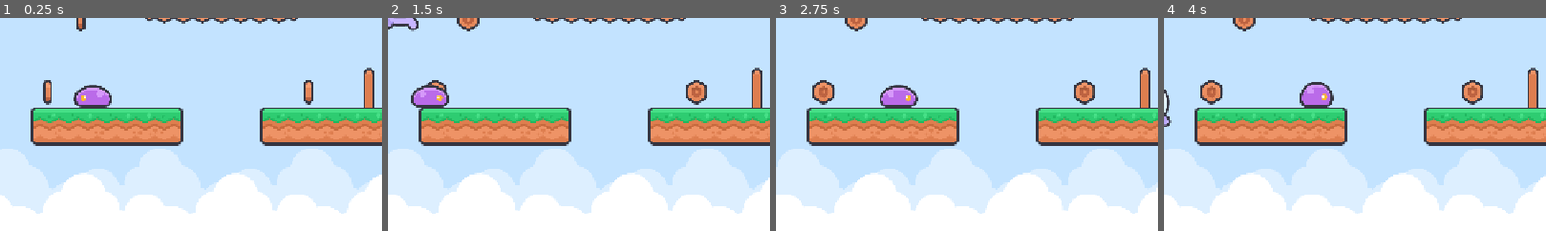
Above: before the commit, frames 1-4 (left to right).
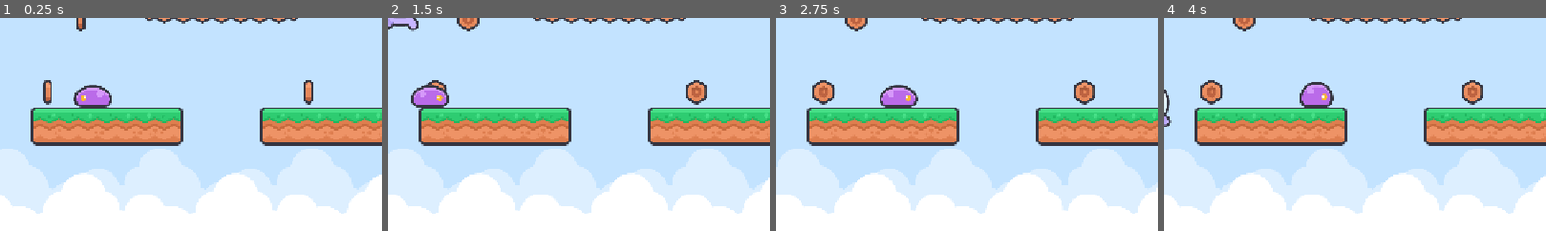
Above: after the commit, the same moments.

Repository: Rastark/platformer-2d-template
Game: Godot game, scene res://scenes/levels/level_1.tscn
Two runs of this game, one before a commit and one after it. Both use one fixed random seed, a clock stepped at 60 frames per second and the inputs below. Sound files missing from this copy of the repository are replaced by a short silence.
Inputs:
- Up to frame 1 (0.25 s): no input
- Up to frame 2 (1.5 s): tap Enter (ui_accept) at 0.5, 0.77 s; hold Right (ui_right) from 0.53 s (still down)
- Up to frame 3 (2.75 s): tap Enter (ui_accept) at 1.52 s; release Right (ui_right) at 2.03 s; hold Left (ui_left) from 2.03 s (still down)
- Up to frame 4 (4 s): release Left (ui_left) at 2.78 s; hold Right (ui_right) from 2.78 s (still down); tap Enter (ui_accept) at 3.02, 3.77 s
The pictures show only the part of the screen within x 41-91%, y 50-100%; the shares and areas given below are measured in that part.

The runs differ from the first frame. In frame 1, 0.5% of the frame differs, in the area x 95-98%, y 23-43%; in frame 2, 0.5%; in frame 3, 0.5%; in frame 4, 0.5%.

Commit message:
Remove checkpoint system and related code
Eliminated the checkpoint system by removing triggerable area scenes, scripts, and all checkpoint logic from the level controller and score manager. Updated level_1.tscn to remove checkpoint nodes and references, and refactored node structure for collectibles and enemies. Added a new goal script and adjusted player and enemy scene details for improved clarity and functionality.

Diff:
--- a/scenes/enemy_characters/enemy_character.tscn
+++ b/scenes/enemy_characters/enemy_character.tscn
@@ -22,6 +22,7 @@
 
 [node name="CollisionShape2D" type="CollisionShape2D" parent="."]
 shape = SubResource("CapsuleShape2D_j0bte")
+one_way_collision = true
 metadata/_edit_lock_ = true
 
 [node name="WallCheckRayCast" type="RayCast2D" parent="."]
--- /dev/null
+++ b/scenes/levels/goal.gd
@@ -0,0 +1,8 @@
+extends Area2D
+
+
+@onready var animated_sprite_2d: AnimatedSprite2D = $AnimatedSprite2D
+
+func activate() -> void:
+	set_deferred("monitoring", false)
+	animated_sprite_2d.play("active")
--- a/scenes/levels/level_1.tscn
+++ b/scenes/levels/level_1.tscn
@@ -1,14 +1,13 @@
-[gd_scene load_steps=23 format=4 uid="uid://bsg62ua06dv30"]
+[gd_scene load_steps=22 format=4 uid="uid://bsg62ua06dv30"]
 
 [ext_resource type="PackedScene" uid="uid://sylyhk18yl4b" path="res://scenes/player_character/player_character.tscn" id="1_nsrm0"]
 [ext_resource type="Script" uid="uid://b6kdjibyfb8uh" path="res://scenes/levels/level_controller.gd" id="1_sk5k4"]
 [ext_resource type="Script" uid="uid://cdbocnfkumuwg" path="res://scripts/score_manager.gd" id="4_6761a"]
 [ext_resource type="Texture2D" uid="uid://i16eqlijtltn" path="res://assets/sprites/spritesheets/spritesheet-tiles-default.png" id="4_dnkej"]
-[ext_resource type="PackedScene" uid="uid://bvc13a84b7pig" path="res://scenes/triggerable_areas/triggerable_area.tscn" id="4_mm8aj"]
 [ext_resource type="PackedScene" uid="uid://d3bi8xdsrkt10" path="res://scenes/collectibles/collectible.tscn" id="4_x42e6"]
 [ext_resource type="SpriteFrames" uid="uid://d18pwmt2h772t" path="res://data/sprite_frames/goal_flag_sprite_frames.tres" id="5_wtwp4"]
-[ext_resource type="Script" uid="uid://dngt6o2jtjj15" path="res://scripts/base_manager.gd" id="6_oc4kc"]
 [ext_resource type="Texture2D" uid="uid://gwcs31dvs2n7" path="res://assets/sprites/backgrounds/background_fade_hills.png" id="7_iwr0g"]
+[ext_resource type="Script" uid="uid://cxxga8acoryiw" path="res://scenes/levels/goal.gd" id="7_mm8aj"]
 [ext_resource type="Texture2D" uid="uid://c6a2isr4b601" path="res://assets/sprites/backgrounds/background_solid_sky.png" id="7_oc4kc"]
 [ext_resource type="Texture2D" uid="uid://c5vp3c5ym0mte" path="res://assets/sprites/backgrounds/background_clouds.png" id="7_wtwp4"]
 [ext_resource type="PackedScene" uid="uid://clarqqtwrfpf2" path="res://scenes/collectibles/coins/silver_coin_collectible.tscn" id="8_dga24"]
@@ -202,11 +201,12 @@
 11:9/0 = 0
 12:9/0 = 0
 13:9/0 = 0
+13:9/0/physics_layer_0/polygon_0/points = PackedVector2Array(-32, -32, 32, -32, 32, 32, -32, 32)
 14:9/0 = 0
 15:9/0 = 0
 16:9/0 = 0
 16:9/0/z_index = -1
-16:9/0/physics_layer_0/polygon_0/points = PackedVector2Array(-32, -32, 32, -32, 32, -8, -32, -8)
+16:9/0/physics_layer_0/polygon_0/points = PackedVector2Array(-32, -32, 32, -32, 32, 16, -32, 16)
 16:9/0/physics_layer_0/polygon_0/one_way = true
 17:9/0 = 0
 17:9/0/z_index = -1
@@ -393,6 +393,9 @@
 script = ExtResource("1_sk5k4")
 player_spawn_marker = NodePath("StartingPositionMarker")
 
+[node name="StartingPositionMarker" type="Marker2D" parent="."]
+position = Vector2(260, 466)
+
 [node name="SkyParallax2D" type="Parallax2D" parent="."]
 z_index = -10
 scroll_scale = Vector2(0, 0)
@@ -442,59 +445,52 @@
 shape = SubResource("SegmentShape2D_sk5k4")
 debug_color = Color(0.99167866, 0, 0.2684764, 0.41960785)
 
-[node name="Checkpoint" parent="." instance=ExtResource("4_mm8aj")]
-position = Vector2(1165, 480)
-
 [node name="Goal" type="Area2D" parent="."]
 position = Vector2(1754, 480)
+script = ExtResource("7_mm8aj")
 
 [node name="AnimatedSprite2D" type="AnimatedSprite2D" parent="Goal"]
 sprite_frames = ExtResource("5_wtwp4")
-animation = &"active"
-autoplay = "active"
+animation = &"inactive"
+autoplay = "inactive"
 metadata/_edit_lock_ = true
 
 [node name="CollisionShape2D" type="CollisionShape2D" parent="Goal"]
 shape = SubResource("RectangleShape2D_gmpev")
 metadata/_edit_lock_ = true
 
-[node name="StartingPositionMarker" type="Marker2D" parent="."]
-position = Vector2(260, 466)
-
 [node name="ScoreManager" type="Node" parent="."]
 script = ExtResource("4_6761a")
 
-[node name="CollectibleManager" type="Node2D" parent="."]
-script = ExtResource("6_oc4kc")
-
-[node name="Coin2" parent="CollectibleManager" instance=ExtResource("4_x42e6")]
+[node name="CollectibleItems" type="Node2D" parent="."]
+
+[node name="Coin2" parent="CollectibleItems" instance=ExtResource("4_x42e6")]
 position = Vector2(605, 487)
 
-[node name="Coin3" parent="CollectibleManager" instance=ExtResource("4_x42e6")]
+[node name="Coin3" parent="CollectibleItems" instance=ExtResource("4_x42e6")]
 position = Vector2(1042, 487)
 
-[node name="Coin4" parent="CollectibleManager" instance=ExtResource("4_x42e6")]
+[node name="Coin4" parent="CollectibleItems" instance=ExtResource("4_x42e6")]
 position = Vector2(660, 365)
 
-[node name="Coin5" parent="CollectibleManager" instance=ExtResource("4_x42e6")]
+[node name="Coin5" parent="CollectibleItems" instance=ExtResource("4_x42e6")]
 position = Vector2(760, 237)
 
-[node name="SilverCoinCollectible" parent="CollectibleManager" instance=ExtResource("8_dga24")]
+[node name="SilverCoinCollectible" parent="CollectibleItems" instance=ExtResource("8_dga24")]
 position = Vector2(900, 288)
 collision_layer = 1
 
-[node name="GoldCoinCollectible" parent="CollectibleManager" instance=ExtResource("9_qxy0u")]
+[node name="GoldCoinCollectible" parent="CollectibleItems" instance=ExtResource("9_qxy0u")]
 position = Vector2(1695, 489)
 collision_layer = 1
 
-[node name="EnemyManager" type="Node2D" parent="."]
-script = ExtResource("6_oc4kc")
-
-[node name="SlimeEnemyCharacter" parent="EnemyManager" instance=ExtResource("14_wtwp4")]
+[node name="Enemies" type="Node2D" parent="."]
+
+[node name="SlimeEnemyCharacter" parent="Enemies" instance=ExtResource("14_wtwp4")]
 position = Vector2(702, 480)
 
-[node name="LadybugEnemyCharacter" parent="EnemyManager" instance=ExtResource("15_iwr0g")]
-position = Vector2(1750, 480)
+[node name="LadybugEnemyCharacter" parent="Enemies" instance=ExtResource("15_iwr0g")]
+position = Vector2(1749, 480)
 push_strength = 1.0
 
 [node name="UICanvasLayer" type="CanvasLayer" parent="."]
@@ -570,6 +566,5 @@
 
 [connection signal="died" from="PlayerCharacter" to="." method="_on_player_character_died"]
 [connection signal="body_entered" from="DeathArea" to="." method="_on_death_area_body_entered"]
-[connection signal="activated" from="Checkpoint" to="." method="_on_checkpoint_activated"]
 [connection signal="body_entered" from="Goal" to="." method="_on_goal_body_entered"]
 [connection signal="score_updated" from="ScoreManager" to="." method="_on_score_manager_score_updated"]
--- a/scenes/levels/level_controller.gd
+++ b/scenes/levels/level_controller.gd
@@ -5,7 +5,7 @@
 
 # Dependencies
 # Player
-## Determines the position at which the player spawns if the the level is not completed and no checkpoints have been reached.
+## Determines the position at which the player spawns if the the level is not completed
 @export var player_spawn_marker : Marker2D
 
 # Variables
@@ -19,6 +19,9 @@
 # Player
 ## Reference to the PlayerCharacter. Used mainly for respawning reasons.
 @onready var player_character: PlayerCharacter = $PlayerCharacter
+
+# Goal Detection Area
+@onready var goal: Area2D = $Goal
 
 # Score
 ## Used to manage the level score.
@@ -87,15 +90,6 @@
 	score_points_label.text = str(new_value)
 
 
-## Saves checkpoint data.
-func _on_checkpoint_activated(checkpoint_global_position : Vector2) -> void:
-	_player_respawn_global_position = checkpoint_global_position
-	score_manager.save_checkpoint()
-	collectible_manager.save_item_checkpoint()
-	enemy_manager.save_item_checkpoint()
-#endregion
-
-
 ## Activates when the player hits an area capable of killing it (DeathAreas) group. Commands the
 ## player character to trigger its death process.
 func _on_death_area_body_entered(body: Node2D) -> void:
@@ -106,36 +100,12 @@
 ## Activates when the goal area is reached. Completes the level.
 func _on_goal_body_entered(body: Node2D) -> void:
 	if body == player_character:
+		goal.activate()
 		complete_level()
 
 
 ## Activates when the player dies.
 ## Making it respawn to its last checkpoint if they reached one or resetting the level entirely otherwise
 func _on_player_character_died() -> void:
-
-	# Checks if the player reached a checkpoint by looking at the custom respawn position
-	var checkpoint_reached : bool = _player_respawn_global_position != Vector2.ZERO
-
-	# If the level is completed or the player has not reached any checkpoint, reset it completely
-	if _level_completed or not checkpoint_reached:
-		reload_level()
-		return
-
-	#region Respawn to Checkpoint - plays only if the player reached a checkpoint
-	# Hide the level completion UI
-	hide_win_screen()
-
-	# Reset Managers to checkpoint state
-	collectible_manager.reset_items(checkpoint_reached)
-	enemy_manager.reset_items(checkpoint_reached)
-
-	# Reset Score to checkpoint state
-	score_manager.reset_score(checkpoint_reached)
-	score_manager.connect_collectibles()
-
-	# Reset UI to checkpoint state
-	score_points_label.text = str(score_manager.total_score)
-
-	# Respawn the PlayerCharacter
-	spawn_player()
+	reload_level()
 #endregion
--- a/scenes/player_character/player_character.tscn
+++ b/scenes/player_character/player_character.tscn
@@ -13,7 +13,7 @@
 "duration": 1.0,
 "texture": ExtResource("2_brvwx")
 }],
-"loop": true,
+"loop": false,
 "name": &"hit",
 "speed": 5.0
 }, {
@@ -29,7 +29,7 @@
 "duration": 1.0,
 "texture": ExtResource("4_h02cf")
 }],
-"loop": true,
+"loop": false,
 "name": &"jump",
 "speed": 5.0
 }, {
@@ -56,7 +56,7 @@
 [node name="AnimatedSprite2D" type="AnimatedSprite2D" parent="."]
 sprite_frames = SubResource("SpriteFrames_iav0o")
 animation = &"walk"
-frame_progress = 0.081161916
+autoplay = "idle"
 metadata/_edit_lock_ = true
 
 [node name="Camera2D" type="Camera2D" parent="."]
--- a/scenes/triggerable_areas/checkpoint_flag_triggerable_area.tscn
+++ /dev/null
@@ -1,8 +0,0 @@
-[gd_scene load_steps=2 format=3 uid="uid://d0u8viki4rf4p"]
-
-[ext_resource type="PackedScene" uid="uid://bvc13a84b7pig" path="res://scenes/triggerable_areas/triggerable_area.tscn" id="1_s2g66"]
-
-[node name="CheckpointFlagTriggerableArea" instance=ExtResource("1_s2g66")]
-
-[node name="AnimatedSprite2D" parent="." index="0"]
-animation = &"active"
--- a/scenes/triggerable_areas/triggerable_area.gd
+++ /dev/null
@@ -1,29 +0,0 @@
-class_name TriggerableArea
-extends Area2D
-
-signal activated(global_position : Vector2)
-
-var active : bool = false
-
-@onready var animated_sprite_2d: AnimatedSprite2D = $AnimatedSprite2D
-
-
-## Used to "permanently" activate the area.
-func activate() -> void:
-	active = true
-	set_deferred("monitoring", false)
-	animated_sprite_2d.play("active")
-	activated.emit(global_position)
-
-
-## Resets the area to its initial state.
-func reset() -> void:
-	active = false
-	set_deferred("monitoring", true)
-	animated_sprite_2d.play("inactive")
-
-
-## Detects physical bodies entering the range and activates the area if a player character enters.
-func _on_body_entered(body: Node2D) -> void:
-	if body.is_in_group("Player"):
-		activate()
--- a/scenes/triggerable_areas/triggerable_area.tscn
+++ /dev/null
@@ -1,23 +0,0 @@
-[gd_scene load_steps=4 format=3 uid="uid://bvc13a84b7pig"]
-
-[ext_resource type="Script" uid="uid://bk5mwks8gvhuq" path="res://scenes/triggerable_areas/triggerable_area.gd" id="1_nvswx"]
-[ext_resource type="SpriteFrames" uid="uid://bia26se2xopxx" path="res://data/sprite_frames/checkpoint_flag_sprite_frames.tres" id="2_nvswx"]
-
-[sub_resource type="RectangleShape2D" id="RectangleShape2D_bahl2"]
-size = Vector2(65, 64)
-
-[node name="TriggerableArea" type="Area2D"]
-script = ExtResource("1_nvswx")
-
-[node name="AnimatedSprite2D" type="AnimatedSprite2D" parent="."]
-sprite_frames = ExtResource("2_nvswx")
-animation = &"inactive"
-autoplay = "inactive"
-metadata/_edit_lock_ = true
-
-[node name="CollisionShape2D" type="CollisionShape2D" parent="."]
-position = Vector2(0.5, 0)
-shape = SubResource("RectangleShape2D_bahl2")
-metadata/_edit_lock_ = true
-
-[connection signal="body_entered" from="." to="." method="_on_body_entered"]
--- a/scripts/score_manager.gd
+++ b/scripts/score_manager.gd
@@ -6,8 +6,6 @@
 
 ## Total score value
 var total_score : int = 0
-## Stored score value checkpoint
-var score_checkpoint : int = 0
 
 
 #region initialization
@@ -18,17 +16,8 @@
 
 ## Resets the score to 0 (to_checkpoint = false) or
 ## to the last checkpoint_value (to_checkpoint = true)
-func reset_score(to_checkpoint : bool = false) -> void:
-	if to_checkpoint:
-		total_score = score_checkpoint
-	else:
-		total_score = 0
-		score_checkpoint = 0
-
-
-## Saves checkpoint data
-func save_checkpoint() -> void:
-	score_checkpoint = total_score
+func reset_score() -> void:
+	total_score = 0
 
 
 ## Used to connect to collectible signals on scene creation and on checkpoint restoration.
Not shown, added: scenes/levels/goal.gd.uid
Not shown, removed: scenes/triggerable_areas/triggerable_area.gd.uid
